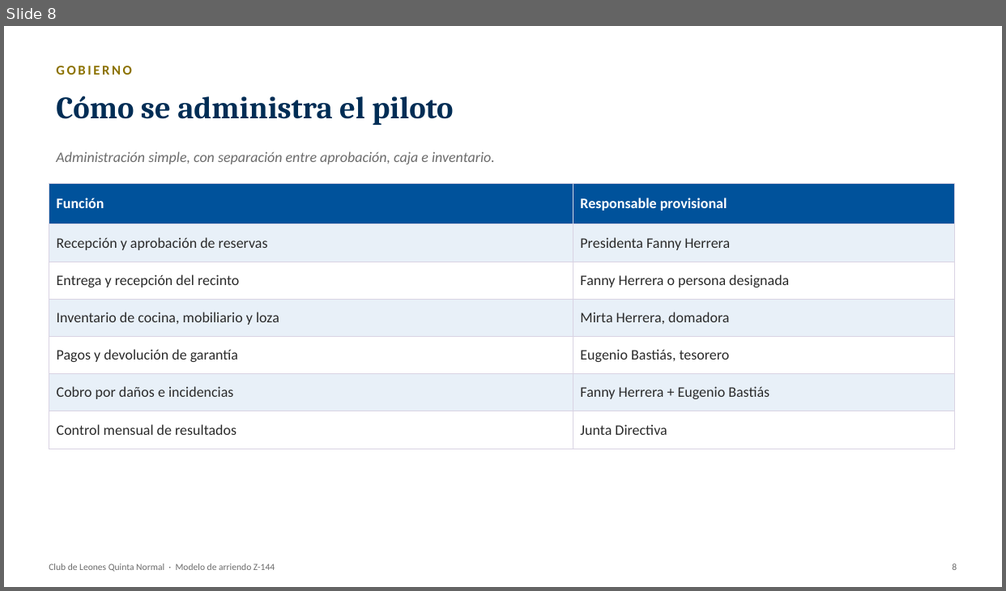
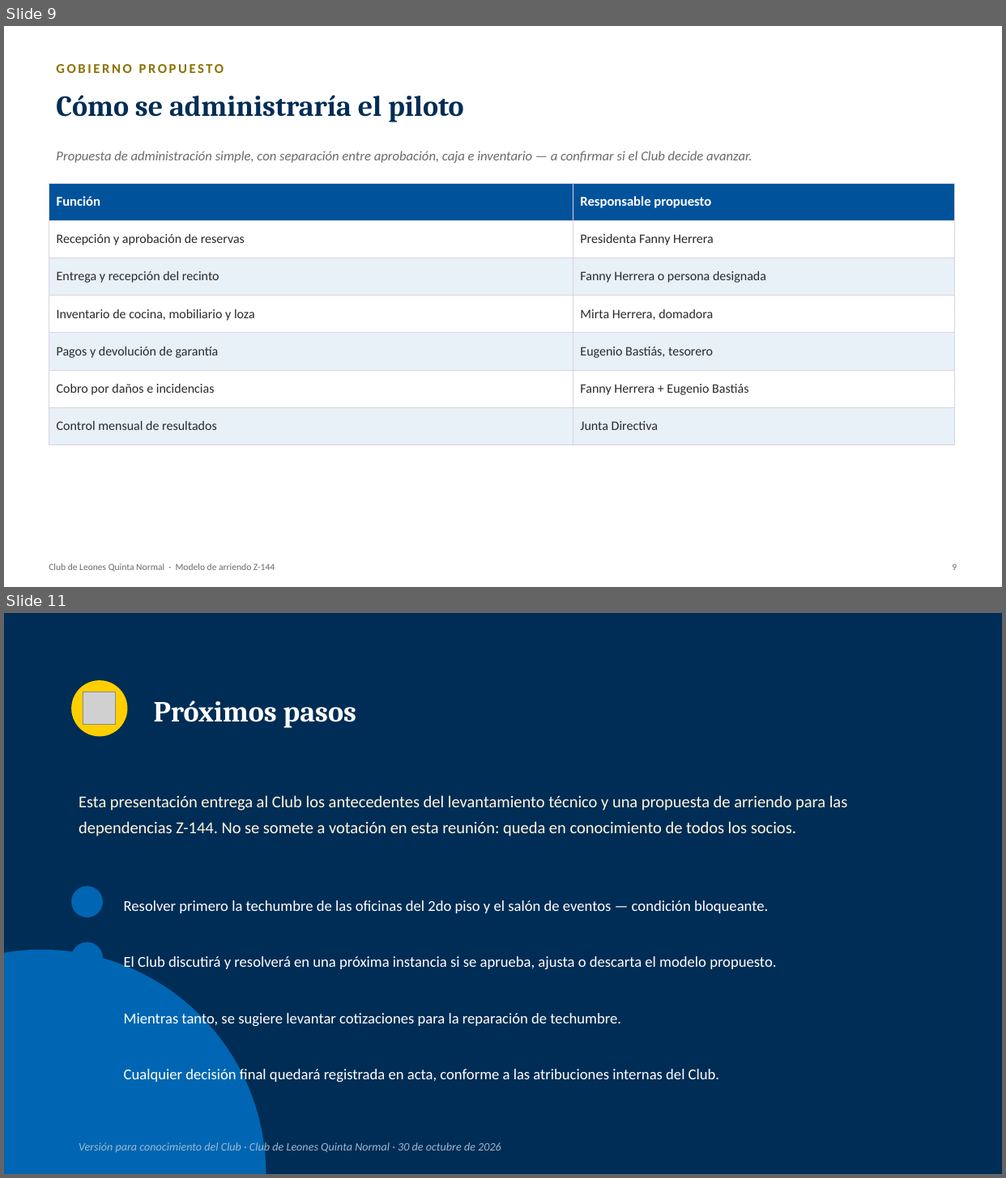
Before and after one commit to wbarrientosd-svg/claude, a slide deck: informes/Presentacion_Modelo_Arriendo_Club_Leones_Z144.pptx. Shown one above the other, each under a label of ours: slide 8 before the commit, slides 9 and 11 after it; the slides between them are not shown. The pictures are 1006x591 and 1006x1178 pixels, drawn with LibreOffice and Linux fonts; fonts in the diff are those of the drawing; grey boxes stand for pictures; background and template pictures are left out. Boxes give left, top, right and bottom in pixels: in the first picture for what was removed or moved away, otherwise in the second. Text is boxed around its words. In the diff, an @@ line names an element or a change of style, - is before the commit and + after.

```diff
--- a/informes/Presentacion_Modelo_Arriendo_Club_Leones_Z144.pptx
+++ b/informes/Presentacion_Modelo_Arriendo_Club_Leones_Z144.pptx
@@ slide 11 added at box(4, 613, 1002, 1174), background #002D55 @@
@@ ellipse added at box(71, 680, 127, 736), fill #FFCF00 @@
@@ picture added at box(83, 692, 116, 725) @@
@@ text added at box(154, 700, 356, 728), 28 pt, text #FFFFFF, bold @@
+Próximos pasos
@@ text added at box(79, 795, 848, 837), 16 pt, text #FFF7DD @@
+Esta presentación entrega al Club los antecedentes del levantamiento técnico y una propuesta de arriendo para las dependencias Z-144. No se somete a votación en esta reunión: queda en conocimiento de todos los socios.
@@ ellipse added at box(71, 886, 103, 918), fill #0066B3 @@
@@ text added at box(124, 901, 768, 914), 14.5 pt, text #FFFFFF @@
+Resolver primero la techumbre de las oficinas del 2do piso y el salón de eventos — condición bloqueante.
@@ ellipse added at box(4, 950, 266, 1174), fill #0066B3 @@
@@ ellipse added at box(71, 943, 103, 973), fill #0066B3 @@
@@ text added at box(124, 955, 776, 969), 14.5 pt, text #FFFFFF @@
+El Club discutirá y resolverá en una próxima instancia si se aprueba, ajusta o descarta el modelo propuesto.
@@ ellipse added at box(71, 999, 103, 1030), fill #0066B3 @@
@@ text added at box(124, 1011, 621, 1028), 14.5 pt, text #FFFFFF @@
+Mientras tanto, se sugiere levantar cotizaciones para la reparación de techumbre.
@@ ellipse added at box(71, 1054, 103, 1086), fill #0066B3 @@
@@ text added at box(124, 1069, 719, 1084), 14.5 pt, text #FFFFFF @@
+Cualquier decisión final quedará registrada en acta, conforme a las atribuciones internas del Club.
@@ text added at box(79, 1141, 501, 1154), 11 pt, text #9FB8D1, italic @@
+Versión para conocimiento del Club · Club de Leones Quinta Normal · 30 de octubre de 2026
@@ what was slide 8 is now slide 9 @@
@@ slide 9 changed as well @@
@@ text at box(56, 64, 224, 73): text changed @@
-GOBIERNO
+GOBIERNO PROPUESTO
@@ text at box(56, 95, 463, 122): text changed; size 30 to 28 pt @@
-Cómo se administra el piloto
+Cómo se administraría el piloto
@@ text at box(56, 151, 752, 163): text changed; size 14 to 13 pt @@
-Administración simple, con separación entre aprobación, caja e inventario.
+Propuesta de administración simple, con separación entre aprobación, caja e inventario — a confirmar si el Club decide avanzar.
@@ table at box(49, 183, 955, 433) @@
-row 1, column 2: Responsable provisional
+row 1, column 2: Responsable propuesto
@@ fill #E8F0F8 to #FFFFFF in 6 cells @@
@@ fill #FFFFFF to #E8F0F8 in 6 cells @@
@@ size 14 to 13 pt in "Función" @@
@@ size 14 to 12.5 pt @@
```
Also in this commit, not shown: 6 other slides changed, 3 other slides added, 3 slides removed.
